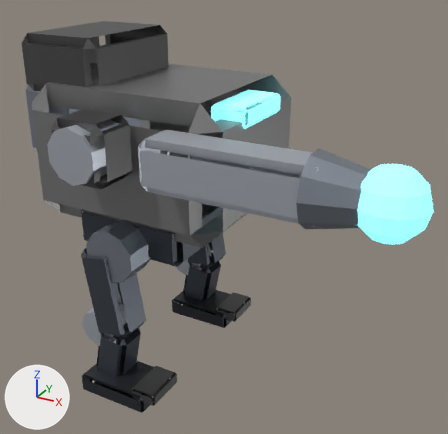
The glTF model assets/models/adv_conbot.glb: old version first, new version second.
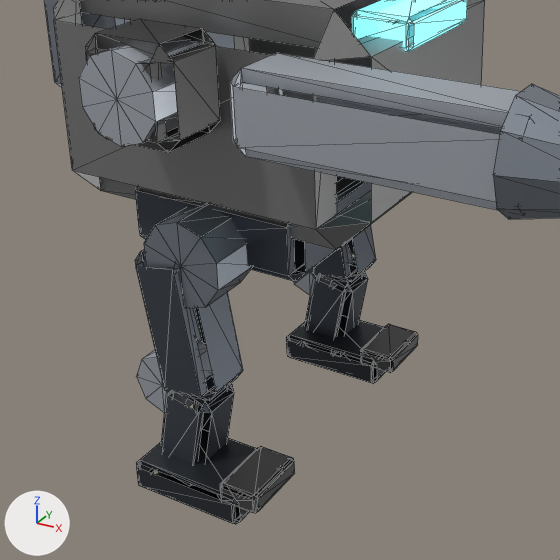
The first picture shows the older version from a 50 mm lens placed at (20.6, -30.1, 25.4), pointed at (4.3, -0.5, 10.6). The close-ups show the older and then the newer version on the part from 0% to 75% of the width and 23% to 100% of the height of that picture. Only the edits that show in the close-ups are written down. Lighting does not change. The marker at lower left points along +X, +Y and +Z. The close-ups show mesh edges as thin lines. Vertices at exactly the same position are counted once.

Objects in the first close-up: 'body'.
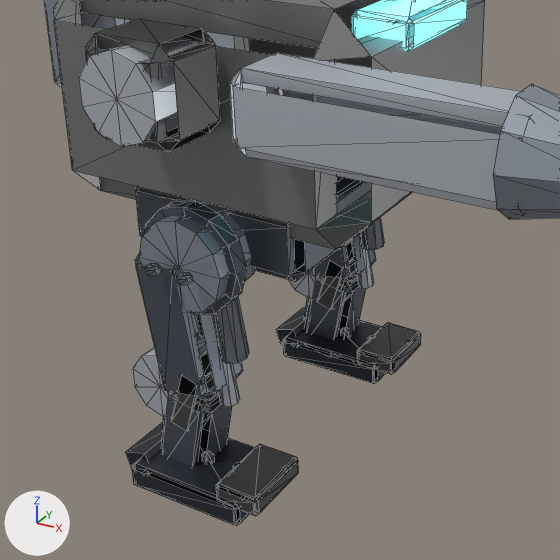
Changed parts and their boxes [x1, y1, x2, y2] in the close-ups (560 x 560 px; the box of a moved part takes in the faces that stretch with it):
'body', recoloured, reshaped: before [44, 0, 560, 524]; after [44, 0, 560, 526]
part 1 of me_bodymesh, added: after [340, 328, 351, 337]
part 2 of me_bodymesh, added: after [176, 273, 192, 285]
part 3 of me_bodymesh, added: after [145, 264, 161, 276]
part 4 of me_bodymesh, added: after [201, 451, 215, 463]
part 5 of me_bodymesh, added: after [289, 241, 354, 299]
part 6 of me_bodymesh, added: after [133, 333, 212, 417]
part 7 of me_bodymesh, moved or reshaped: before [286, 315, 388, 383]; after [357, 322, 421, 375]
part 8 of me_bodymesh, moved or reshaped: before [136, 429, 279, 524]; after [216, 444, 299, 516]
part 9 of me_bodymesh, added: after [283, 315, 407, 384]
part 10 of me_bodymesh, added: after [132, 429, 283, 526]
part 11 of me_bodymesh, rebuilt (6% wider, 7% taller): before [144, 203, 253, 308]; after [139, 201, 255, 313]
part 12 of me_bodymesh, deleted: before [220, 446, 295, 513]
part 13 of me_bodymesh, deleted: before [360, 324, 418, 373]
part 14 of me_bodymesh, built on: before [293, 243, 353, 296]; after [276, 217, 384, 344]
part 15 of me_bodymesh, built on: before [136, 338, 212, 413]; after [125, 201, 249, 469]

What changed in the scene script:
```text
Change mat_hull:
    mat_hull.base_color: (0.258, 0.287, 0.332) -> (0.361, 0.397, 0.456)  # grey #8b929c -> grey #a2a9b4
Change mat_hulldark:
    mat_hulldark.base_color: (0.0762, 0.0887, 0.109) -> (0.114, 0.133, 0.162)  # greyish blue #4e545d -> grey #5f6670
Change mat_hulllight:
    mat_hulllight.base_color: (0.546, 0.584, 0.644) -> (0.644, 0.687, 0.745)  # light grey #c3c9d2 -> light grey #d2d8e0
Change me_bodymesh:
    remove me_bodymesh.from_pydata(...)  # 552 vertices, 1004 faces; spans x -8.5..17.0, y -8.4..6.3, z -0.2..20.8
    add me_bodymesh.from_pydata(...)  # 1040 vertices, 1852 faces; spans x -8.5..17.0, y -8.4..7.0, z -0.2..20.8
    me_bodymesh part 1: a new loose piece, a 6-sided cylinder along y spanning x -0.03..0.43, y 4.36..4.54, z 0.95..1.48, in mat_steel (grey #7d838c)
    me_bodymesh part 2: a new loose piece, a 6-sided cylinder along z spanning x 0.43..0.89, y -6.97..-6.44, z 9.21..9.42, in mat_steel (grey #7d838c)
    me_bodymesh part 3: a new loose piece, a 6-sided cylinder along z spanning x -0.89..-0.43, y -6.97..-6.44, z 9.21..9.42, in mat_steel (grey #7d838c)
    me_bodymesh part 4: a new loose piece, a 6-sided cylinder along y spanning x -0.03..0.43, y -5.76..-5.58, z 0.95..1.48, in mat_steel (grey #7d838c)
    me_bodymesh part 5: a new loose piece, a 10-sided cylinder along y spanning x -2.7..-0.2, y 4.0..6.1, z 2.7..5.4, in mat_hulllight (light grey #d2d8e0)
    me_bodymesh part 6: a new loose piece, a 10-sided cylinder along y spanning x -2.7..-0.2, y -6.1..-4.0, z 2.7..5.4, in mat_hulllight (light grey #d2d8e0)
    me_bodymesh part 7: the loose piece of 24 vertices spanning x -2.1..2.5, y 2.9..6.0, z 0.0..1.2 is scaled about its middle by (0.376, 0.957, 0.667), then moved by (2.2, 0.0, 0.5), in mat_teamdark (dark grey #5a5a5a)
    me_bodymesh part 8: the loose piece of 24 vertices spanning x -2.1..2.5, y -7.2..-4.1, z 0.0..1.2 is scaled about its middle by (0.376, 0.957, 0.667), then moved by (2.2, 0.0, 0.5), in mat_teamdark (dark grey #5a5a5a)
    me_bodymesh part 9: the loose piece of 24 vertices spanning x -2.1..2.5, y 2.9..6.0, z 0.0..1.2 is copied, and the copy is scaled about its middle by (1.06, 1.09, 0.833); it spans x -2.2..2.6, y 2.8..6.1, z 0.1..1.1
    me_bodymesh part 10: the loose piece of 24 vertices spanning x -2.1..2.5, y -7.2..-4.1, z 0.0..1.2 is copied, and the copy is scaled about its middle by (1.06, 1.09, 0.833); it spans x -2.2..2.6, y -7.3..-4.0, z 0.1..1.1
    me_bodymesh part 11: the loose piece of 24 vertices spanning x -1.5..1.5, y -6.1..-4.0, z 7.7..10.9 is rebuilt with 28 vertices and now spans x -1.7..1.7, y -6.2..-3.9, z 7.6..11.0
    me_bodymesh part 12: the loose piece of 24 vertices spanning x 1.6..3.2, y -7.0..-4.4, z 0.7..1.5 is deleted
    me_bodymesh part 13: the loose piece of 24 vertices spanning x 1.6..3.2, y 3.1..5.8, z 0.7..1.5 is deleted
    me_bodymesh part 14: 18 vertices removed from x -2.6..-0.2, y 4.1..6.0, z 2.8..5.3; 110 vertices added at x -2.8..2.0, y 3.3..6.3, z 0.4..11.3
    me_bodymesh part 15: 18 vertices removed from x -2.6..-0.2, y -6.0..-4.1, z 2.8..5.3; 110 vertices added at x -2.8..2.0, y -6.8..-3.8, z 0.4..11.3
    other edits to the shape of me_bodymesh do not show in these pictures
    add me_bodymesh.materials.append(mat_steel)  # grey #7d838c
    add me_bodymesh.materials.append(mat_deck)  # dark grey #33373d
```
